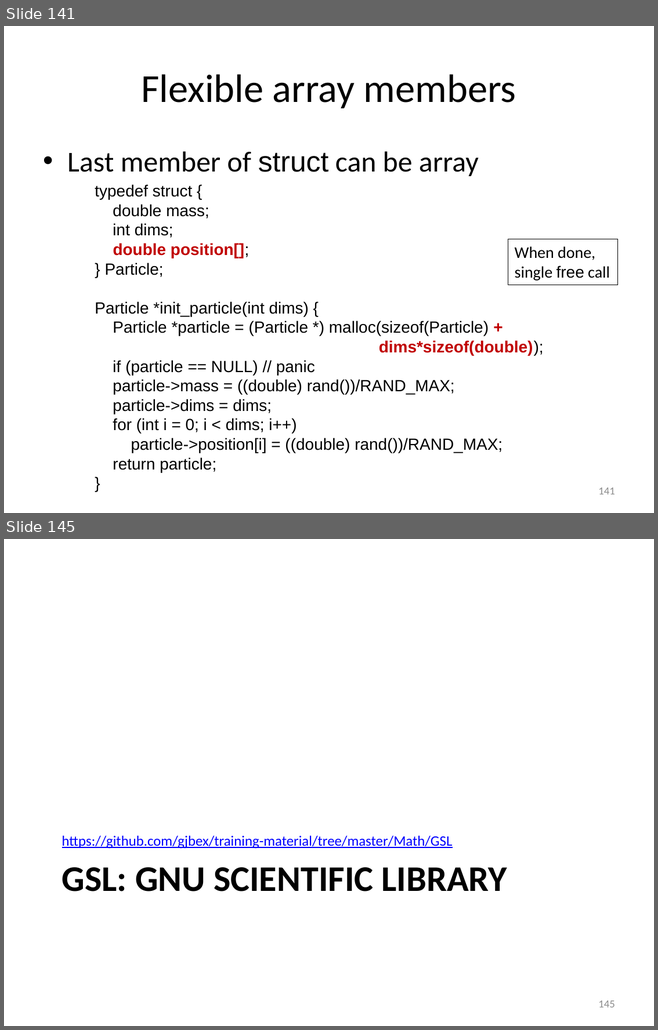
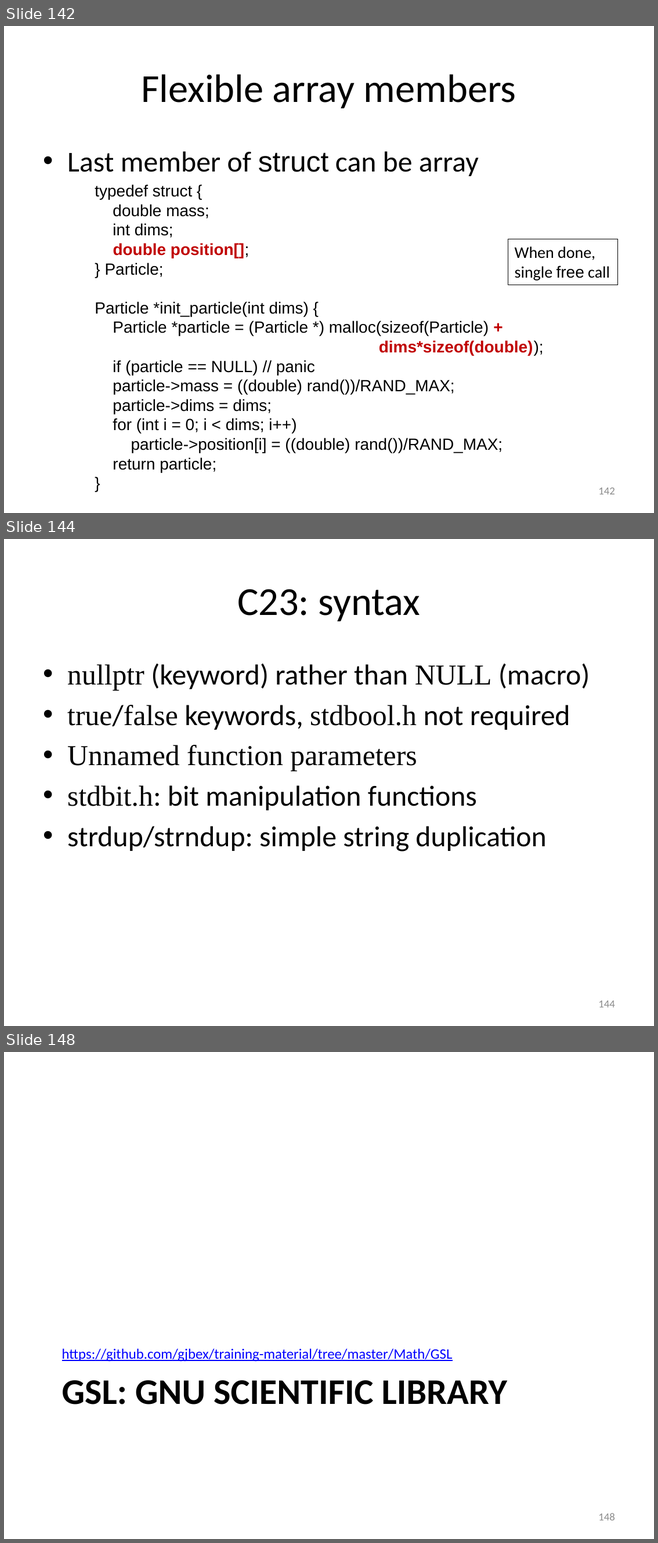
Before and after one commit to gjbex/Scientific-C, a slide deck: scientific_c.pptx. Shown one above the other, each under a label of ours: slides 141 and 145 before the commit, slides 142, 144 and 148 after it; the slides between them are not shown. The pictures are 658x1030 and 658x1543 pixels, drawn with LibreOffice and Linux fonts; fonts in the diff are those of the drawing. Boxes give left, top, right and bottom in pixels: in the first picture for what was removed or moved away, otherwise in the second. Text is boxed around its words. In the diff, an @@ line names an element or a change of style, - is before the commit and + after.

```diff
--- a/scientific_c.pptx
+++ b/scientific_c.pptx
@@ slide 144 added at [4,539,654,1026], background #FFFFFF @@
@@ title added at [237,589,420,621], 44 pt, text #000000 @@
+C23: syntax
@@ text added at [67,663,590,852], 32 pt, text #000000 @@
+• nullptr (keyword) rather than NULL (macro)
+• true/false keywords, stdbool.h not required
+• Unnamed function parameters
+• stdbit.h: bit manipulation functions
+• strdup/strndup: simple string duplication
@@ page number added at [598,1001,614,1008], 12 pt, text #8C8C8C @@
+144
@@ what was slide 141 is now slide 142 @@
@@ page number at [598,488,614,495]: text changed @@
-141
+142
@@ what was slide 145 is now slide 148 @@
@@ page number at [598,1513,614,1521]: text changed @@
-145
+148
```
Also in this commit, not shown: 5 slides changed, 2 other slides added.
